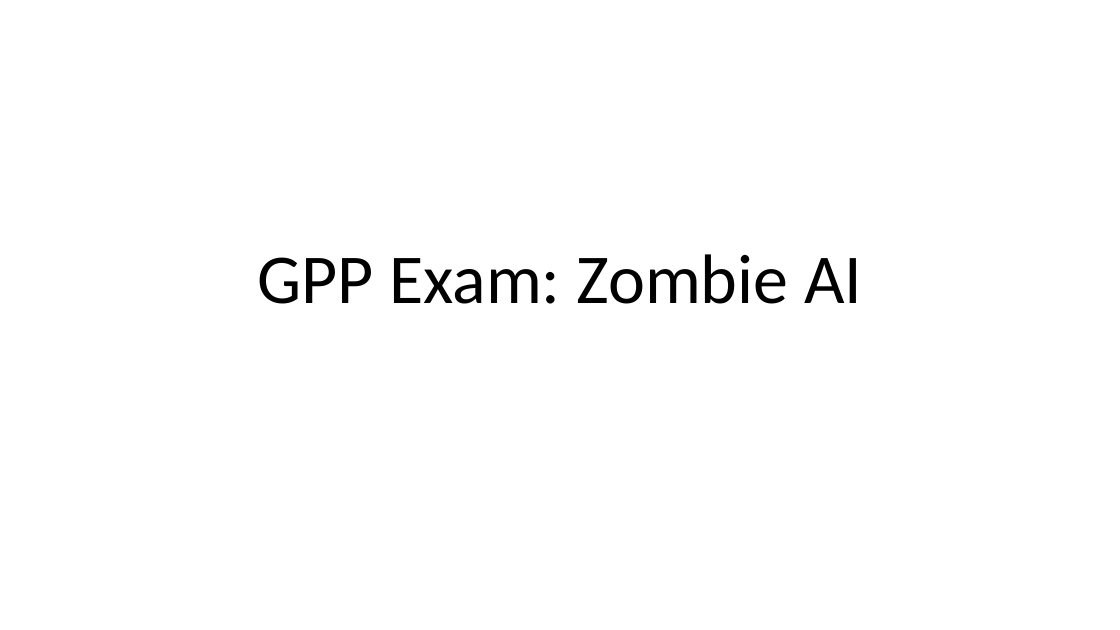
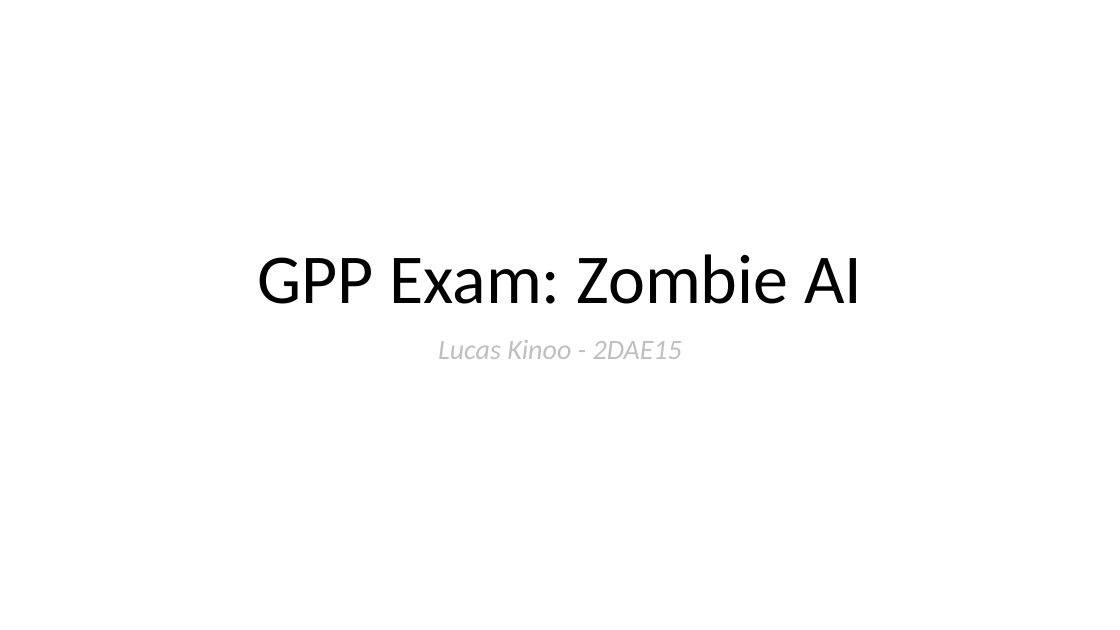
Before and after one commit to LuckyLuke00/Gameplay_Programming, a slide deck: slide 1 of DAE15_Kinoo_Lucas_GPP-Exam2022/GPP_ZombieAI_KinooLucas_2DAE15.pptx. Drawn at 1120x630 pixels with LibreOffice and Linux fonts; fonts in the diff are those of the drawing. Boxes give left, top, right and bottom in pixels: in the first picture for what was removed or moved away, otherwise in the second. Text is boxed around its words. In the diff, an @@ line names an element or a change of style, - is before the commit and + after.

Commit message:
Update exam project folder structure

```diff
--- a/DAE15_Kinoo_Lucas_GPP-Exam2022/GPP_ZombieAI_KinooLucas_2DAE15.pptx
+++ b/DAE15_Kinoo_Lucas_GPP-Exam2022/GPP_ZombieAI_KinooLucas_2DAE15.pptx
@@ subtitle added at [438,340,682,359], 24 pt, text #BFBFBF, italic @@
+Lucas Kinoo - 2DAE15
```
Also in this commit, not shown: 4 other slides changed, 9 other files.
